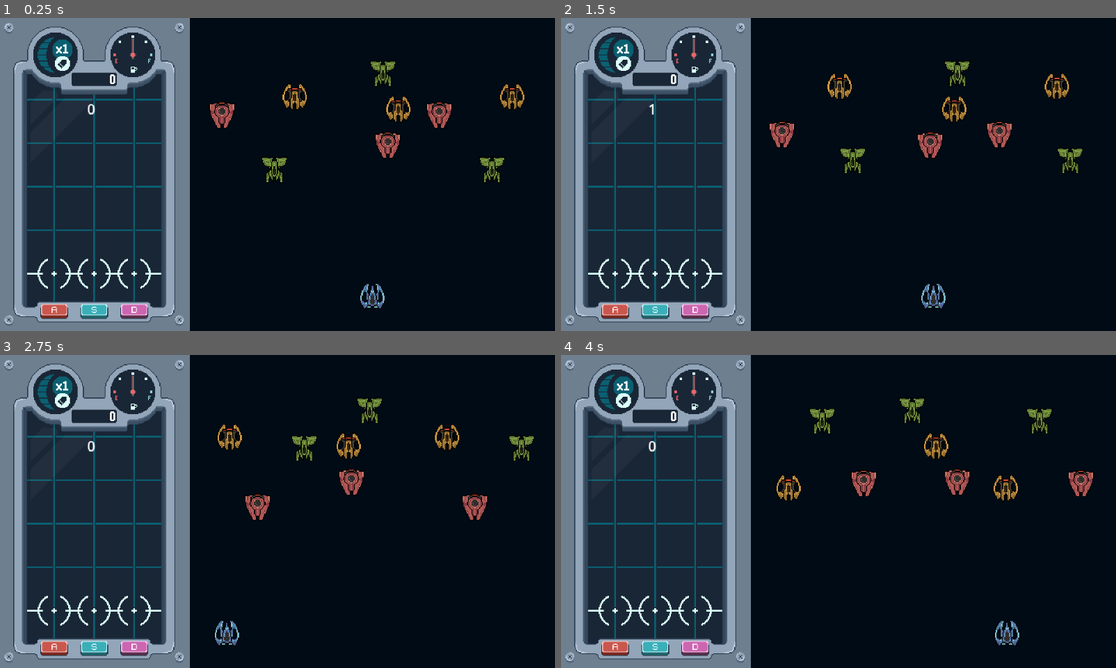
Above: before the commit, frames 1-4 (two rows, left to right).
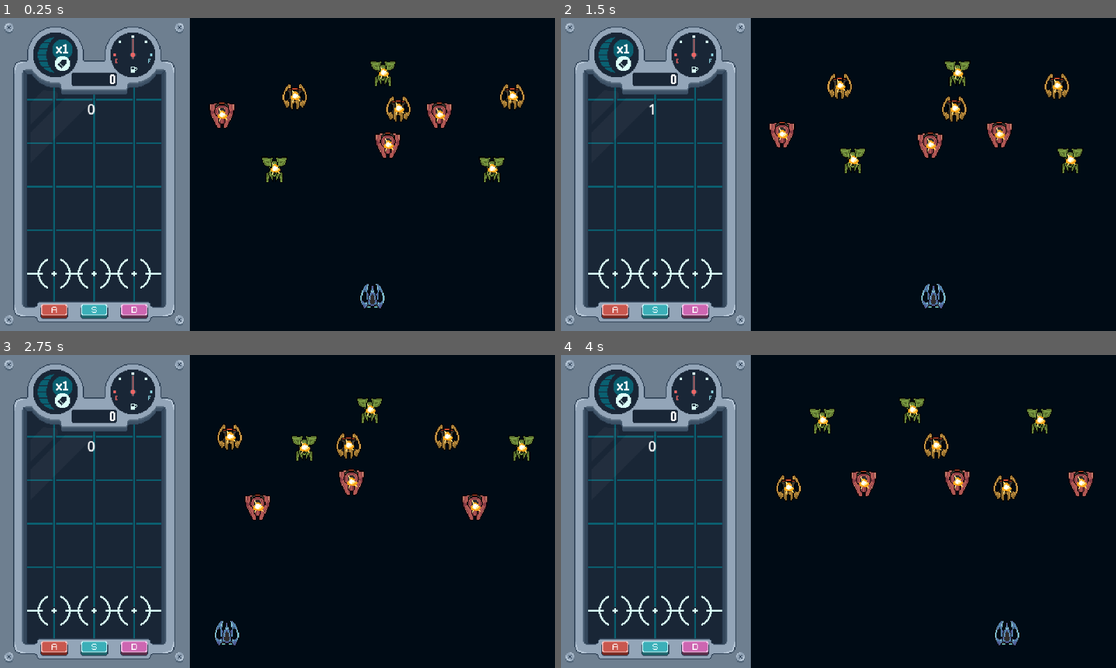
Above: after the commit, the same moments.

Repository: diego-acevedo/grabeaty
Game: Godot game, scene res://scenes/main.tscn
Two runs of this game, one before a commit and one after it. Both use one fixed random seed, a clock stepped at 60 frames per second and the inputs below. Sound files missing from this copy of the repository are replaced by a short silence.
Inputs:
- Up to frame 1 (0.25 s): no input
- Up to frame 2 (1.5 s): tap Enter (Pause) at 0.5 s; hold Right (move_right) 0.53-1.25 s; click "RESUME" at 1.25 s
- Up to frame 3 (2.75 s): hold Left (move_left) from 2.03 s (still down)
- Up to frame 4 (4 s): release Left (move_left) at 2.78 s; hold Right (move_right) from 2.78 s (still down)

The runs differ from the first frame. In frame 1, 0.4% of the frame differs, in the area x 39-94%, y 15-51%; in frame 2, 0.4%, in the area x 39-93%, y 15-48%; in frame 3, 0.4%; in frame 4, 0.4%.

Commit message:
add die animation

Diff:
--- a/scenes/shooter/characters/enemies/enemy_1.tscn
+++ b/scenes/shooter/characters/enemies/enemy_1.tscn
@@ -1,10 +1,48 @@
-[gd_scene load_steps=4 format=3 uid="uid://dq6pu4hm4bqav"]
+[gd_scene load_steps=8 format=3 uid="uid://dq6pu4hm4bqav"]
 
 [ext_resource type="Script" path="res://scripts/shooter/characters/enemy.gd" id="1_rhcte"]
 [ext_resource type="Texture2D" uid="uid://cti2yrxs2vrvl" path="res://assets/sprites/spaceships.png" id="2_bb4up"]
+[ext_resource type="Texture2D" uid="uid://ca4gew2mlv38a" path="res://scenes/shooter/characters/enemies/spritesheet.png" id="3_lpvre"]
 
 [sub_resource type="RectangleShape2D" id="RectangleShape2D_iq6yg"]
 size = Vector2(26, 28)
+
+[sub_resource type="Animation" id="Animation_vlsxs"]
+resource_name = "explosion"
+length = 0.3
+tracks/0/type = "value"
+tracks/0/imported = false
+tracks/0/enabled = true
+tracks/0/path = NodePath("Spritesheet:frame")
+tracks/0/interp = 1
+tracks/0/loop_wrap = true
+tracks/0/keys = {
+"times": PackedFloat32Array(0.0333333, 0.0666667, 0.1, 0.133333, 0.166667, 0.2, 0.233333),
+"transitions": PackedFloat32Array(1, 1, 1, 1, 1, 1, 1),
+"update": 1,
+"values": [0, 1, 2, 3, 4, 5, 6]
+}
+
+[sub_resource type="Animation" id="Animation_tmjq1"]
+length = 0.001
+tracks/0/type = "value"
+tracks/0/imported = false
+tracks/0/enabled = true
+tracks/0/path = NodePath("Spritesheet:frame")
+tracks/0/interp = 1
+tracks/0/loop_wrap = true
+tracks/0/keys = {
+"times": PackedFloat32Array(0),
+"transitions": PackedFloat32Array(1),
+"update": 1,
+"values": [0]
+}
+
+[sub_resource type="AnimationLibrary" id="AnimationLibrary_rjpps"]
+_data = {
+"RESET": SubResource("Animation_tmjq1"),
+"explosion": SubResource("Animation_vlsxs")
+}
 
 [node name="Enemy1" type="CharacterBody2D"]
 collision_layer = 4
@@ -39,3 +77,15 @@
 hframes = 18
 vframes = 10
 frame = 12
+
+[node name="Spritesheet" type="Sprite2D" parent="."]
+position = Vector2(1, 0)
+scale = Vector2(0.812749, 0.731183)
+texture = ExtResource("3_lpvre")
+hframes = 7
+
+[node name="AnimationPlayer" type="AnimationPlayer" parent="Spritesheet"]
+root_node = NodePath("../..")
+libraries = {
+"": SubResource("AnimationLibrary_rjpps")
+}
--- a/scenes/shooter/characters/enemies/enemy_2.tscn
+++ b/scenes/shooter/characters/enemies/enemy_2.tscn
@@ -1,10 +1,48 @@
-[gd_scene load_steps=4 format=3 uid="uid://ce0q61f8uhu4d"]
+[gd_scene load_steps=8 format=3 uid="uid://ce0q61f8uhu4d"]
 
 [ext_resource type="Script" path="res://scripts/shooter/characters/enemy.gd" id="1_1uakw"]
 [ext_resource type="Texture2D" uid="uid://cti2yrxs2vrvl" path="res://assets/sprites/spaceships.png" id="2_ws6q1"]
+[ext_resource type="Texture2D" uid="uid://ca4gew2mlv38a" path="res://scenes/shooter/characters/enemies/spritesheet.png" id="3_tnc38"]
 
 [sub_resource type="CircleShape2D" id="CircleShape2D_dyohv"]
 radius = 15.0333
+
+[sub_resource type="Animation" id="Animation_vlsxs"]
+resource_name = "explosion"
+length = 0.3
+tracks/0/type = "value"
+tracks/0/imported = false
+tracks/0/enabled = true
+tracks/0/path = NodePath("Spritesheet:frame")
+tracks/0/interp = 1
+tracks/0/loop_wrap = true
+tracks/0/keys = {
+"times": PackedFloat32Array(0.0333333, 0.0666667, 0.1, 0.133333, 0.166667, 0.2, 0.233333),
+"transitions": PackedFloat32Array(1, 1, 1, 1, 1, 1, 1),
+"update": 1,
+"values": [0, 1, 2, 3, 4, 5, 6]
+}
+
+[sub_resource type="Animation" id="Animation_tmjq1"]
+length = 0.001
+tracks/0/type = "value"
+tracks/0/imported = false
+tracks/0/enabled = true
+tracks/0/path = NodePath("Spritesheet:frame")
+tracks/0/interp = 1
+tracks/0/loop_wrap = true
+tracks/0/keys = {
+"times": PackedFloat32Array(0),
+"transitions": PackedFloat32Array(1),
+"update": 1,
+"values": [0]
+}
+
+[sub_resource type="AnimationLibrary" id="AnimationLibrary_rjpps"]
+_data = {
+"RESET": SubResource("Animation_tmjq1"),
+"explosion": SubResource("Animation_vlsxs")
+}
 
 [node name="Enemy2" type="CharacterBody2D"]
 collision_layer = 4
@@ -38,3 +76,15 @@
 hframes = 18
 vframes = 10
 frame = 31
+
+[node name="Spritesheet" type="Sprite2D" parent="."]
+position = Vector2(1, 0)
+scale = Vector2(0.812749, 0.731183)
+texture = ExtResource("3_tnc38")
+hframes = 7
+
+[node name="AnimationPlayer" type="AnimationPlayer" parent="Spritesheet"]
+root_node = NodePath("../..")
+libraries = {
+"": SubResource("AnimationLibrary_rjpps")
+}
--- a/scenes/shooter/characters/enemies/enemy_3.tscn
+++ b/scenes/shooter/characters/enemies/enemy_3.tscn
@@ -1,7 +1,45 @@
-[gd_scene load_steps=3 format=3 uid="uid://c75gnfrt2jnmh"]
+[gd_scene load_steps=7 format=3 uid="uid://c75gnfrt2jnmh"]
 
 [ext_resource type="Script" path="res://scripts/shooter/characters/enemy.gd" id="1_jemk4"]
 [ext_resource type="Texture2D" uid="uid://cti2yrxs2vrvl" path="res://assets/sprites/spaceships.png" id="2_go5j0"]
+[ext_resource type="Texture2D" uid="uid://ca4gew2mlv38a" path="res://scenes/shooter/characters/enemies/spritesheet.png" id="3_vkhm6"]
+
+[sub_resource type="Animation" id="Animation_vlsxs"]
+resource_name = "explosion"
+length = 0.3
+tracks/0/type = "value"
+tracks/0/imported = false
+tracks/0/enabled = true
+tracks/0/path = NodePath("Spritesheet:frame")
+tracks/0/interp = 1
+tracks/0/loop_wrap = true
+tracks/0/keys = {
+"times": PackedFloat32Array(0.0333333, 0.0666667, 0.1, 0.133333, 0.166667, 0.2, 0.233333),
+"transitions": PackedFloat32Array(1, 1, 1, 1, 1, 1, 1),
+"update": 1,
+"values": [0, 1, 2, 3, 4, 5, 6]
+}
+
+[sub_resource type="Animation" id="Animation_tmjq1"]
+length = 0.001
+tracks/0/type = "value"
+tracks/0/imported = false
+tracks/0/enabled = true
+tracks/0/path = NodePath("Spritesheet:frame")
+tracks/0/interp = 1
+tracks/0/loop_wrap = true
+tracks/0/keys = {
+"times": PackedFloat32Array(0),
+"transitions": PackedFloat32Array(1),
+"update": 1,
+"values": [0]
+}
+
+[sub_resource type="AnimationLibrary" id="AnimationLibrary_rjpps"]
+_data = {
+"RESET": SubResource("Animation_tmjq1"),
+"explosion": SubResource("Animation_vlsxs")
+}
 
 [node name="Enemy3" type="CharacterBody2D"]
 collision_layer = 4
@@ -35,3 +73,15 @@
 hframes = 18
 vframes = 10
 frame = 26
+
+[node name="Spritesheet" type="Sprite2D" parent="."]
+position = Vector2(1, 0)
+scale = Vector2(0.812749, 0.731183)
+texture = ExtResource("3_vkhm6")
+hframes = 7
+
+[node name="AnimationPlayer" type="AnimationPlayer" parent="Spritesheet"]
+root_node = NodePath("../..")
+libraries = {
+"": SubResource("AnimationLibrary_rjpps")
+}
--- a/scripts/shooter/characters/enemy.gd
+++ b/scripts/shooter/characters/enemy.gd
@@ -1,6 +1,7 @@
 class_name Enemy
 extends CharacterBody2D
 @export var health = 10
+@onready var animation_player: AnimationPlayer = $Spritesheet/AnimationPlayer
 
 signal dead(unit)
 
@@ -15,4 +16,10 @@
 
 func die():
 	dead.emit(self)
-	queue_free()  # Desaparecer la escena de la bala cuando el enemigo no tenga vida
+	animation_player.play("explosion")
+	var timer = Timer.new()
+	add_child(timer)
+	timer.wait_time = 0.25  # Tiempo de espera (0.2 segundos)
+	timer.one_shot = true
+	timer.start()
+	timer.timeout.connect(func(): queue_free())
Binary file added: assets/sprites/spritesheet.png
Not shown, added: assets/sprites/spritesheet.png.import
Binary file added: scenes/shooter/characters/enemies/spritesheet.png
Not shown, added: scenes/shooter/characters/enemies/spritesheet.png.import
